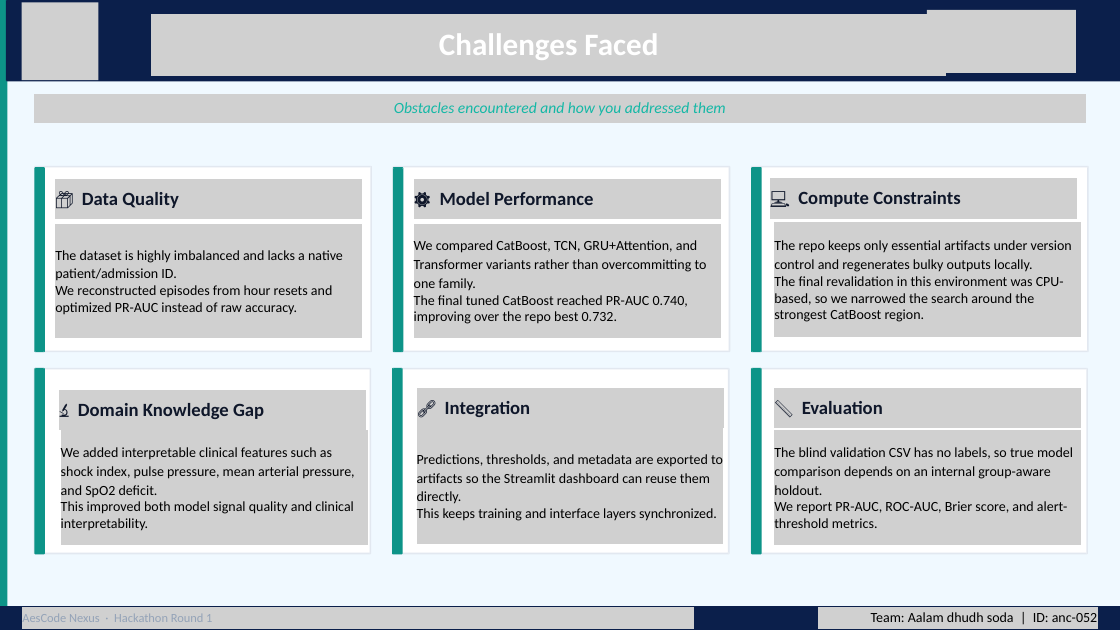
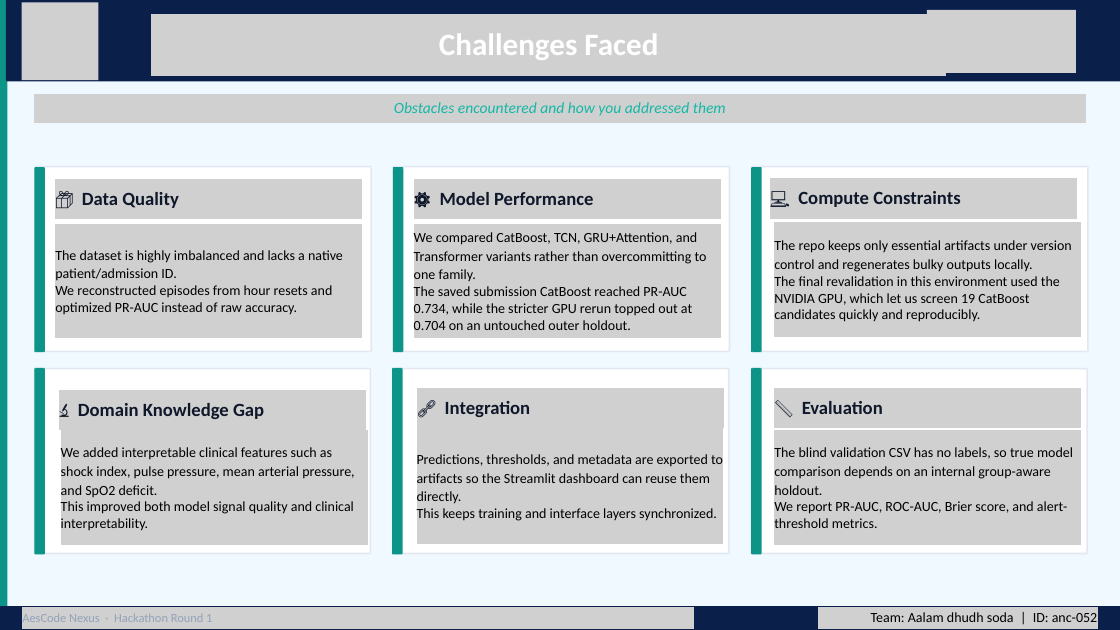
Before and after one commit to Aryamanseven/Patient-Deterioration-Prediction-System, a slide deck: slide 7 of submission/AesCodeNexus_Round1_Submission_Final_Technical_Patient_Deterioration_TeamReady.pptx. Drawn at 1120x630 pixels with LibreOffice and Linux fonts; fonts in the diff are those of the drawing; grey boxes stand for pictures. Boxes give left, top, right and bottom in pixels: in the first picture for what was removed or moved away, otherwise in the second. Text is boxed around its words. In the diff, an @@ line names an element or a change of style, - is before the commit and + after.

```diff
--- a/submission/AesCodeNexus_Round1_Submission_Final_Technical_Patient_Deterioration_TeamReady.pptx
+++ b/submission/AesCodeNexus_Round1_Submission_Final_Technical_Patient_Deterioration_TeamReady.pptx
@@ text at [414,286,692,330]: text changed @@
-The final tuned CatBoost reached PR-AUC 0.740, improving over the repo best 0.732.
+The saved submission CatBoost reached PR-AUC 0.734, while the stricter GPU rerun topped out at 0.704 on an untouched outer holdout.
@@ text at [774,276,1060,322]: text changed @@
-The final revalidation in this environment was CPU-based, so we narrowed the search around the strongest CatBoost region.
+The final revalidation in this environment used the NVIDIA GPU, which let us screen 19 CatBoost candidates quickly and reproducibly.
```
Also in this commit, not shown: 5 other slides changed.
